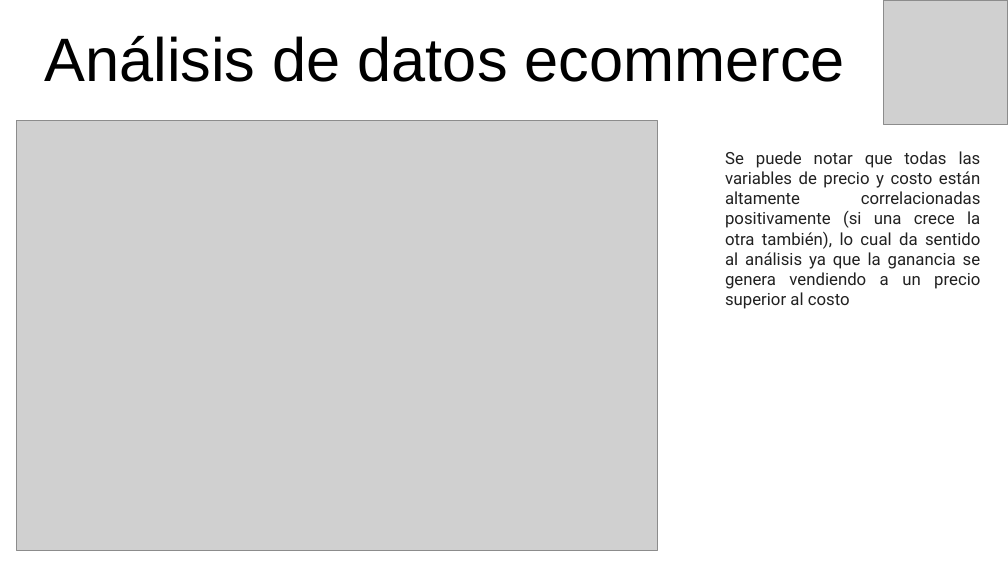
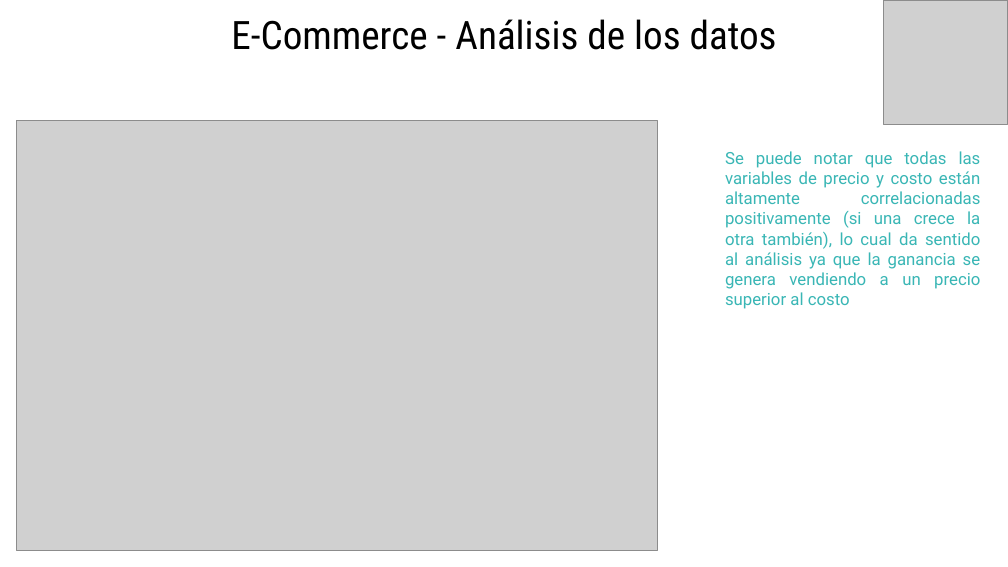
Before and after one commit to eliasguillermo/ds-ecommerce, a slide deck: slide 11 of PROYECTO FINAL - PRESENTANCION GERENCIAL.pptx (slide 9 before the commit). Drawn at 1008x567 pixels with LibreOffice and Linux fonts; fonts in the diff are those of the drawing; grey boxes stand for pictures. Boxes give left, top, right and bottom in pixels: in the first picture for what was removed or moved away, otherwise in the second. Text is boxed around its words. In the diff, an @@ line names an element or a change of style, - is before the commit and + after.

```diff
--- a/PROYECTO FINAL - PRESENTANCION GERENCIAL.pptx
+++ b/PROYECTO FINAL - PRESENTANCION GERENCIAL.pptx
@@ text "E-Commerce - Análisis de los ..." at [231,19,777,50]: vertical alignment bottom to top @@
@@ text at [231,19,777,50]: text changed; size 43.8 to 28 pt; font Arial to Roboto Condensed @@
-Análisis de datos ecommerce
+E-Commerce - Análisis de los datos
@@ text "Se puede notar que todas ..." at [725,151,981,309]: text colour #212121 to #39B6B5 @@
```
Also in this commit, not shown: 11 other slides changed, 9 slides added, 10 slides removed.
